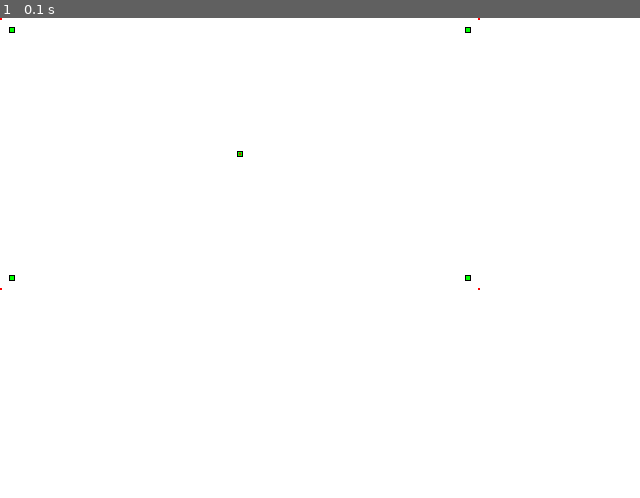
Above: before the commit, frame 1.
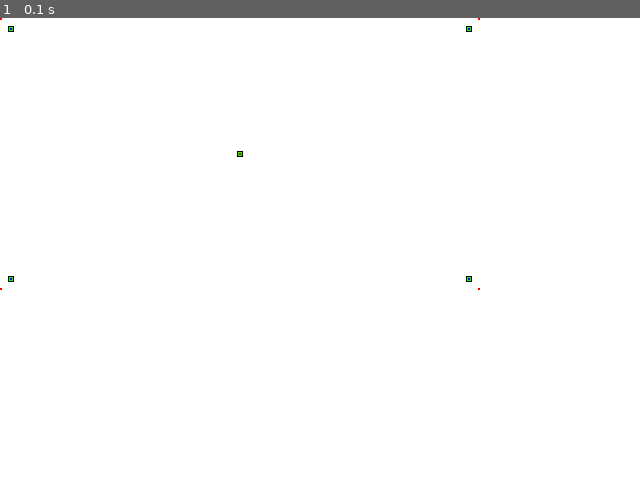
Above: after the commit, the same moment.

Repository: Jyny/gas_gun
Game: pygame game, started from gas_gun.py
Two runs of this game, one before a commit and one after it. Both use one fixed random seed, a clock stepped at 60 frames per second and the inputs below.
Inputs:
- Up to frame 1 (0.1 s): no input

The runs differ from the first frame. In frame 1, less than 0.1% of the frame differs, in the area x 1-74%, y 1-55%.

Commit message:
fix reso.wq

Diff:
--- a/gas_gun.py
+++ b/gas_gun.py
@@ -227,22 +227,27 @@
 #main
 while True:
 	screen.fill(WHITE)
-	pygame.draw.rect(screen, BLACK, [  9,  9, 6, 6])
-	pygame.draw.rect(screen, BLACK, [465,  9, 6, 6])
-	pygame.draw.rect(screen, BLACK, [  9,257, 6, 6])
-	pygame.draw.rect(screen, BLACK, [465,257, 6, 6])
+	pygame.draw.rect(screen, BLACK, [  8,  8, 6, 6])
+	pygame.draw.rect(screen, BLACK, [466,  8, 6, 6])
+	pygame.draw.rect(screen, BLACK, [  8,258, 6, 6])
+	pygame.draw.rect(screen, BLACK, [466,258, 6, 6])
 	pygame.draw.rect(screen, BLACK, [237,133, 6, 6])
-	pygame.draw.rect(screen, GREEN, [ 10, 10, 4, 4])
-	pygame.draw.rect(screen, GREEN, [466, 10, 4, 4])
-	pygame.draw.rect(screen, GREEN, [ 10,258, 4, 4])
-	pygame.draw.rect(screen, GREEN, [466,258, 4, 4])
+	pygame.draw.rect(screen, GREEN, [  9,  9, 4, 4])
+	pygame.draw.rect(screen, GREEN, [467,  9, 4, 4])
+	pygame.draw.rect(screen, GREEN, [  9,259, 4, 4])
+	pygame.draw.rect(screen, GREEN, [467,259, 4, 4])
 	pygame.draw.rect(screen, GREEN, [238,134, 4, 4])
+	pygame.draw.rect(screen, BLUE, [  10,  10, 2, 2])
+	pygame.draw.rect(screen, BLUE, [468,  10, 2, 2])
+	pygame.draw.rect(screen, BLUE, [ 10,260, 2, 2])
+	pygame.draw.rect(screen, BLUE, [468,260, 2, 2])
+	pygame.draw.rect(screen, BLUE, [239,135, 2, 2])
 	pygame.draw.rect(screen, RED, [  0,  0, 2, 2])
 	pygame.draw.rect(screen, RED, [478,  0, 2, 2])
 	pygame.draw.rect(screen, RED, [  0,270, 2, 2])
 	pygame.draw.rect(screen, RED, [478,270, 2, 2])
 	pygame.draw.rect(screen, RED, [239,135, 2, 2])
-	"""
+
 	t_x = int(xpt2046.readX())
 	t_y = int(xpt2046.readY())
 	if(t_x > x and t_x != 0):
@@ -256,7 +261,7 @@
 		x = int((int(t_x)-1)*480/1290)
 	if(t_y != 4095):
 		y = int((int(t_y)-140)*272/3950)
-
+	"""
 	stdout.write ("\r" + "X:{:5d}".format(x) + " Y:{:5d}".format(y))
 	stdout.flush ()
 	pygame.display.update()
